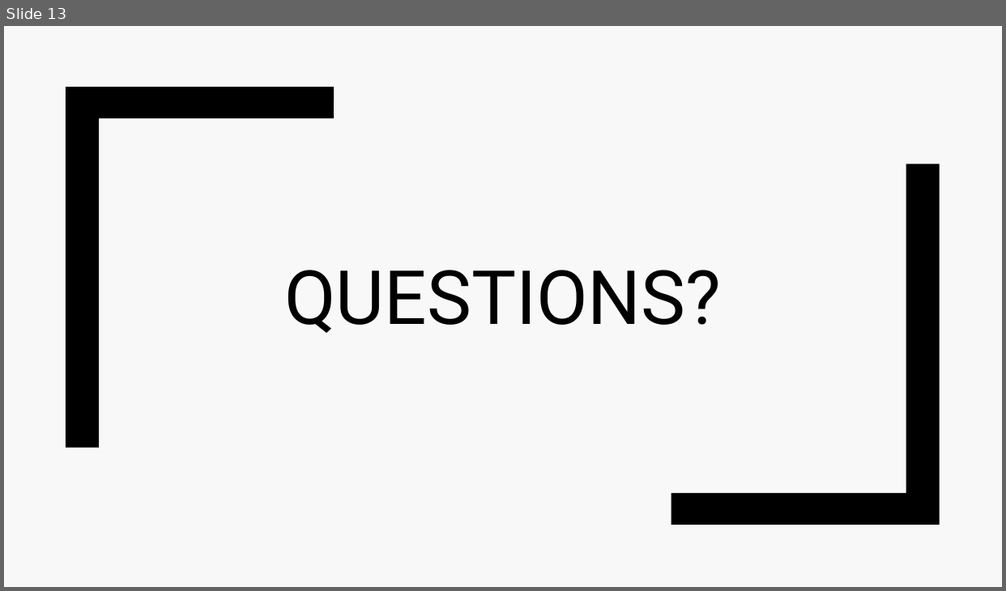
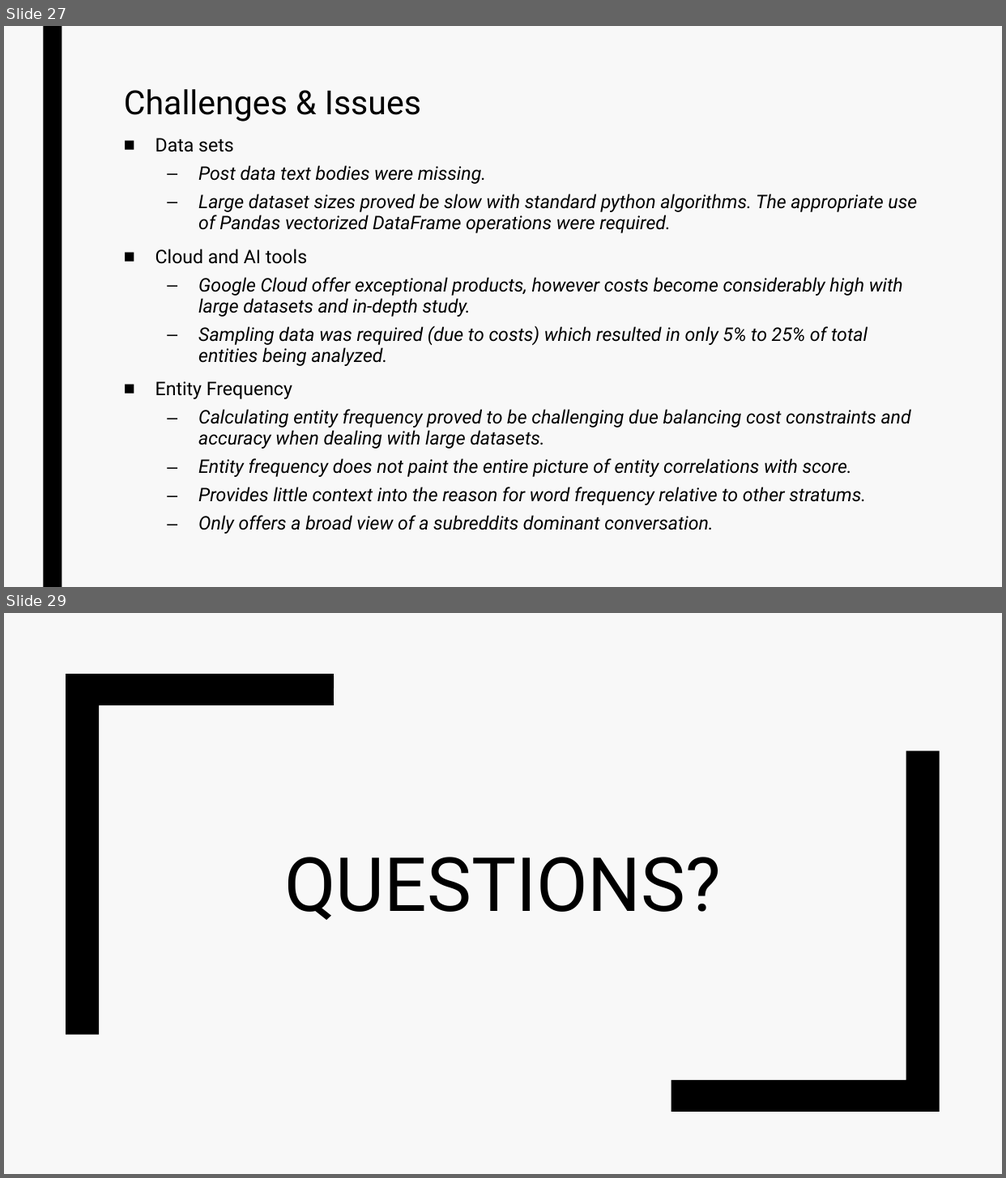
Before and after one commit to EvaTarr/CMPT412Project, a slide deck: presentation.pptx. Shown one above the other, each under a label of ours: slide 13 before the commit, slides 27 and 29 after it; the slides between them are not shown. The pictures are 1006x591 and 1006x1178 pixels, drawn with LibreOffice and Linux fonts; fonts in the diff are those of the drawing. Boxes give left, top, right and bottom in pixels: in the first picture for what was removed or moved away, otherwise in the second. Text is boxed around its words. In the diff, an @@ line names an element or a change of style, - is before the commit and + after.

```diff
--- a/presentation.pptx
+++ b/presentation.pptx
@@ slide 27 added at (4,26,1002,587), background #F8F8F8 @@
@@ rectangle added at (43,26,62,587), fill #000000 @@
@@ title added at (124,89,421,122), 32 pt, text #000000 @@
+Challenges & Issues
@@ text added at (155,138,917,506), 18 pt, text #000000, italic @@
+■ Data sets
+  – Post data text bodies were missing.
+  – Large dataset sizes proved be slow with standard python algorithms. The appropriate use of Pandas vectorized DataFrame operations were required.
+■ Cloud and AI tools
+  – Google Cloud offer exceptional products, however costs become considerably high with large datasets and in-depth study.
+  – Sampling data was required (due to costs) which resulted in only 5% to 25% of total entities being analyzed.
+■ Entity Frequency
+  – Calculating entity frequency proved to be challenging due balancing cost constraints and accuracy when dealing with large datasets.
+  – Entity frequency does not paint the entire picture of entity correlations with score.
+  – Provides little context into the reason for word frequency relative to other stratums.
+  – Only offers a broad view of a subreddits dominant conversation.
@@ what was slide 13 is now slide 29 @@
```
Also in this commit, not shown: 6 slides changed, 16 other slides added, 1 slide removed.
